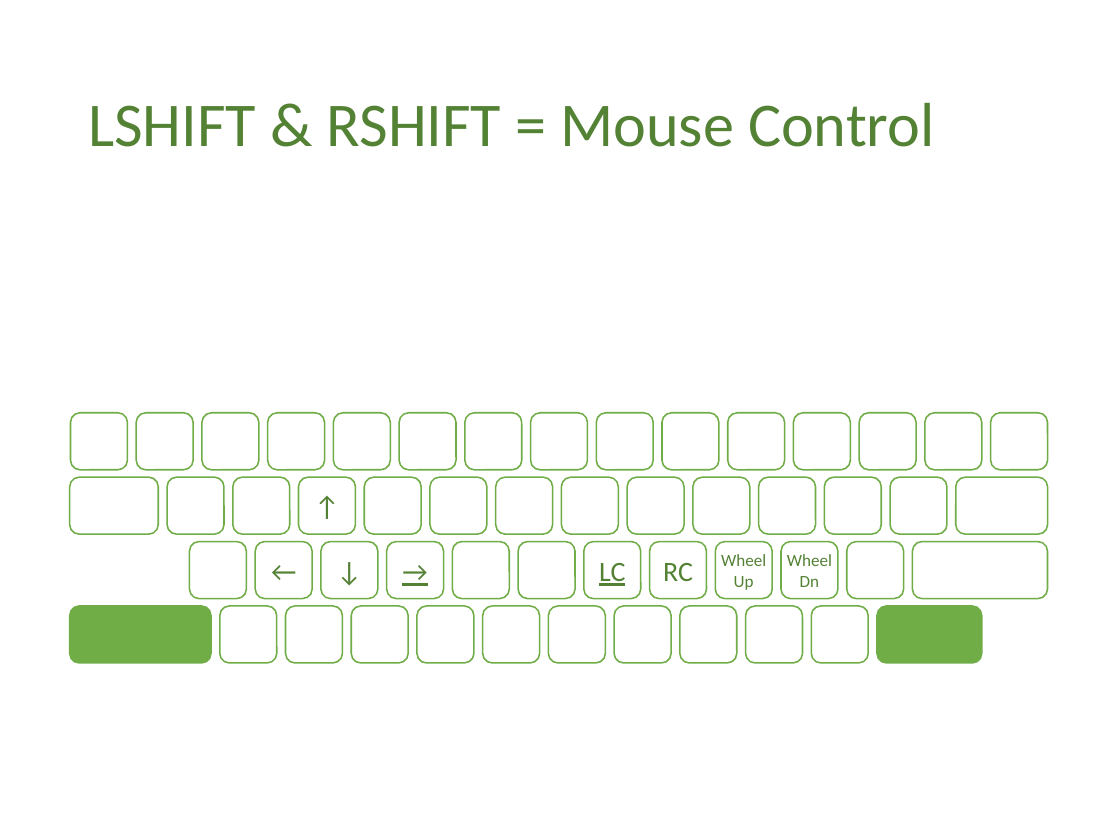
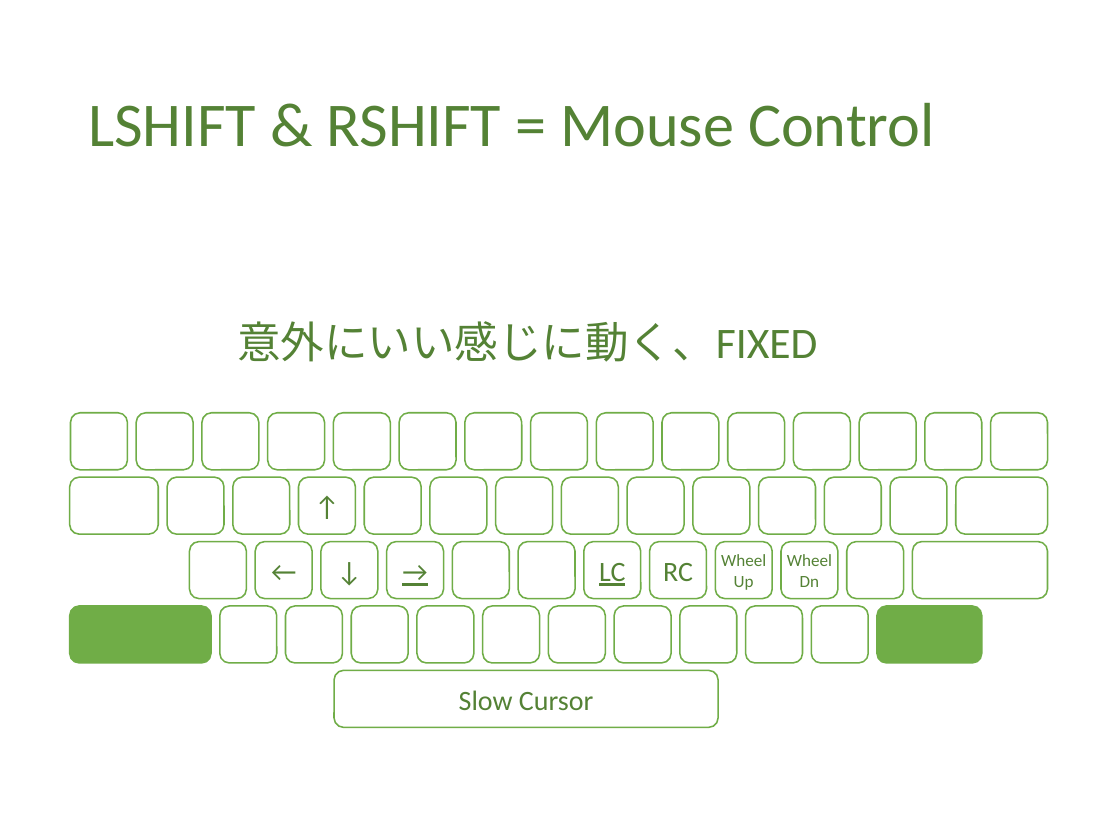
Before and after one commit to ittooo66/myAHK, a slide deck: slide 9 of MANUAL.pptx. Drawn at 1120x840 pixels with LibreOffice and Linux fonts; fonts in the diff are those of the drawing. Boxes give left, top, right and bottom in pixels: in the first picture for what was removed or moved away, otherwise in the second. Text is boxed around its words. In the diff, an @@ line names an element or a change of style, - is before the commit and + after.

```diff
--- a/MANUAL.pptx
+++ b/MANUAL.pptx
@@ text added at (237, 321, 817, 362), 28 pt, text #548235 @@
+意外にいい感じに動く、FIXED
@@ rounded rectangle added at (334, 671, 718, 728), fill #FFFFFF, outline #70AD47 1 pt, 18 pt, text #548235 @@
+Slow Cursor
```
Also in this commit, not shown: 5 other slides changed.
